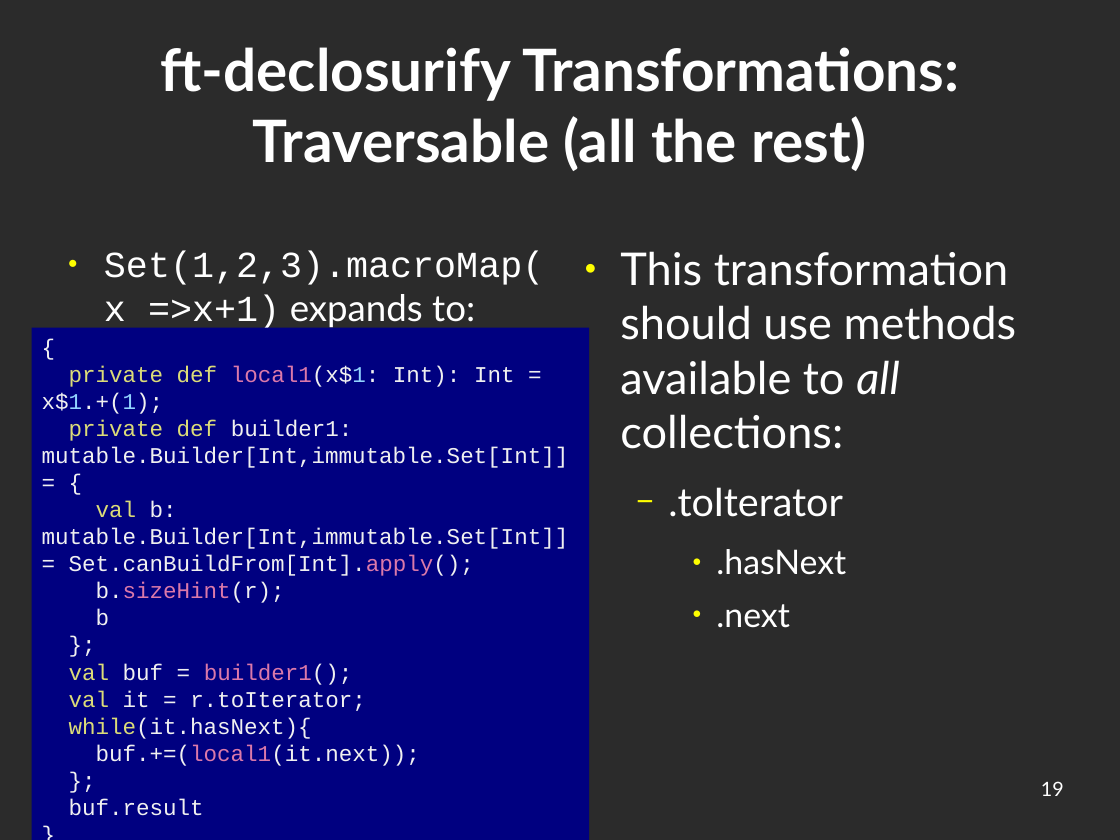
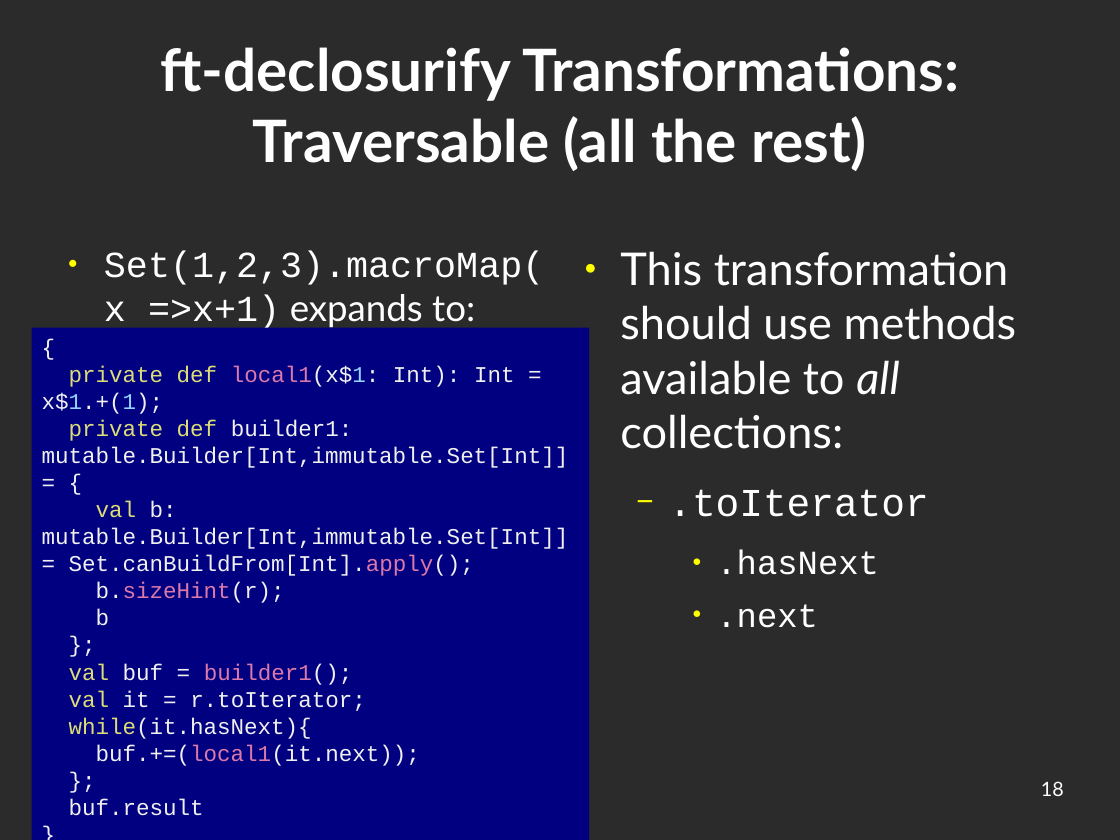
Before and after one commit to geo-kollias/msc-thesis-tex, a slide deck: slide 18 of geokollias_msc_thesis_pres.odp (slide 19 before the commit). Drawn at 1120x840 pixels with LibreOffice and Linux fonts; fonts in the diff are those of the drawing; background and template pictures are left out; a plain dark background stands for a picture behind light text. Boxes give left, top, right and bottom in pixels: in the first picture for what was removed or moved away, otherwise in the second. Text is boxed around its words. In the diff, an @@ line names an element or a change of style, - is before the commit and + after.

```diff
--- a/geokollias_msc_thesis_pres.odp
+++ b/geokollias_msc_thesis_pres.odp
@@ text at <box>668,489,928,628</box>: font Lato to Courier New in ".toIterator", ".hasNext", ".next" @@
@@ page number at <box>1041,781,1064,796</box>: text changed @@
-19
+18
```
Also in this commit, not shown: 7 other slides changed.
